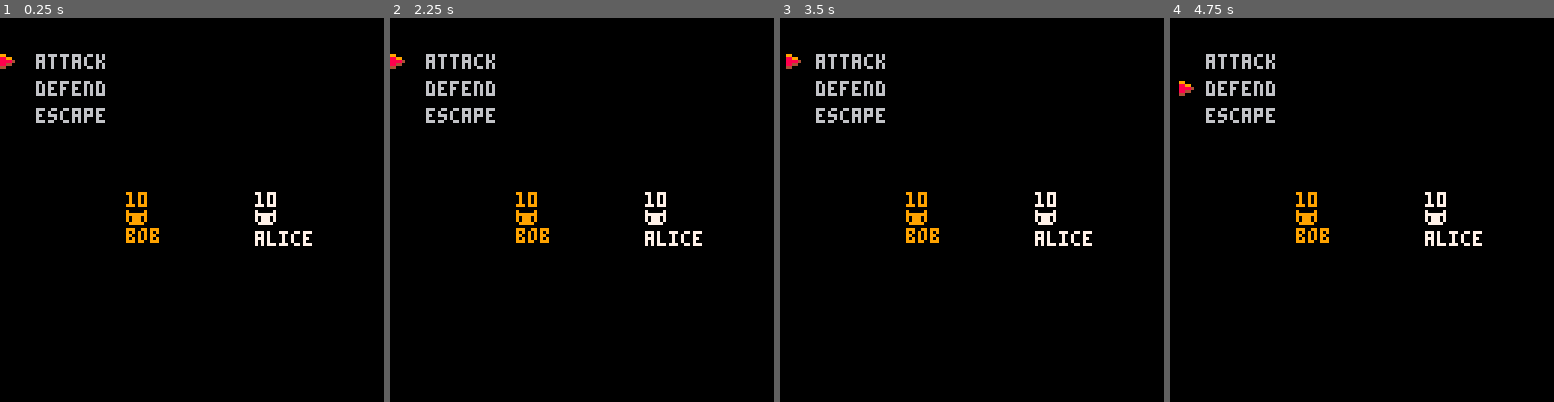
Above: before the commit, frames 1-4 (left to right).
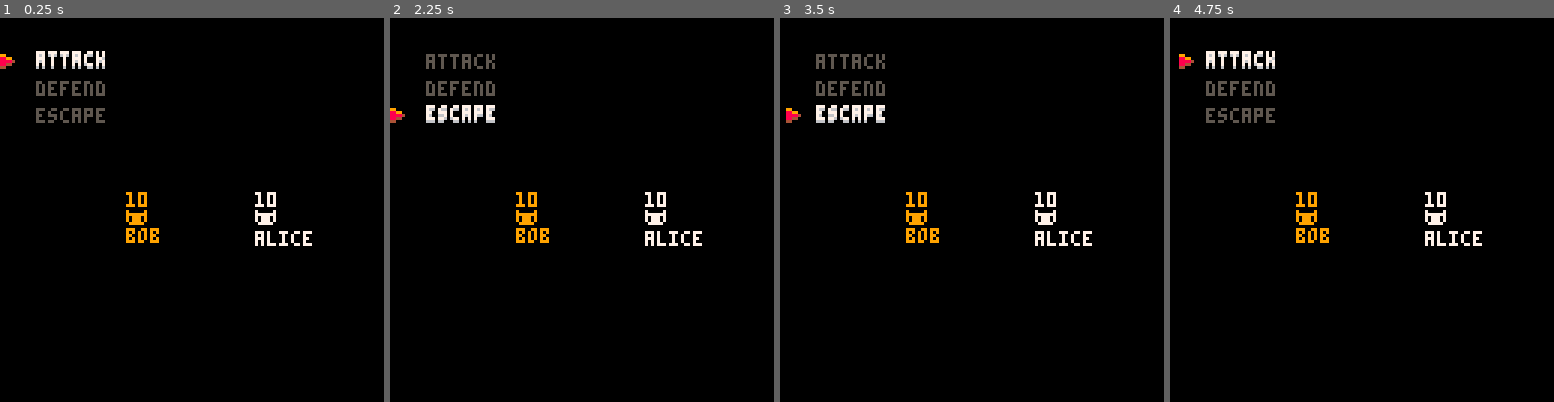
Above: after the commit, the same moments.

Repository: ItsSeaJay/cattle
Game: PICO-8 cartridge cattle.p8
Same seed, same stepped clock (60 frames per second), same inputs: the game is played once before the commit and once after it.
Inputs:
- Up to frame 1 (0.25 s): no input
- Up to frame 2 (2.25 s): hold Up from 2.15 s (still down)
- Up to frame 3 (3.5 s): release Up at 2.42 s
- Up to frame 4 (4.75 s): hold Down 3.63-3.97 s; hold Up from 4.73 s (still down)

The runs differ from the first frame. In frame 1, 1.1% of the frame differs, in the area x 9-28%, y 8-28%; in frame 2, 1.3%, in the area x 0-28%, y 9-28%; in frame 3, 1.3%; in frame 4, 1.3%.

Commit message:
Added highlighting back in

Diff:
--- a/cattle.p8
+++ b/cattle.p8
@@ -117,9 +117,20 @@
 
 function player:battle()
  -- allow the player to move the menu cursor
+ if btnp(⬆️) then
+ 	if menu.cursor.selection <= 1 then
+ 		menu.cursor.selection = count(menu.options)
+ 	else
+ 		menu.cursor.selection = menu.cursor.selection - 1
+ 	end
+ end
+
  if btnp(⬇️) then
- 	-- move the cursor down
- 	menu.cursor.selection = menu.cursor.selection % count(menu.options) + 1
+ 	if menu.cursor.selection >= count(menu.options) then
+ 		menu.cursor.selection = 1
+ 	else
+ 		menu.cursor.selection = menu.cursor.selection + 1
+ 	end
  end
 end
 
@@ -200,13 +211,22 @@
 end
 
 function menu:draw()
+	-- draw the cursor
 	spr(menu.cursor.sprite, wave(2), menu.cursor.y + self.margin)
 
 	-- draw the options available to the player
  for key, option in pairs(self.options) do
  	local x = self.margin
   local y = (key * (text.height + self.padding)) - (text.height + self.padding)
-  local colour = 6 -- light grey
+  local colour = 5 -- dark grey
+
+  if menu.cursor.selection == key then
+  	-- highlight that option and cast a shadow
+  	colour = 6 -- light grey
+  	print(option.name, x, y + self.margin, colour)
+  	y = y - 1
+  	colour = 7 -- white
+  end
 
   print(option.name, x, y + self.margin, colour)
  end
